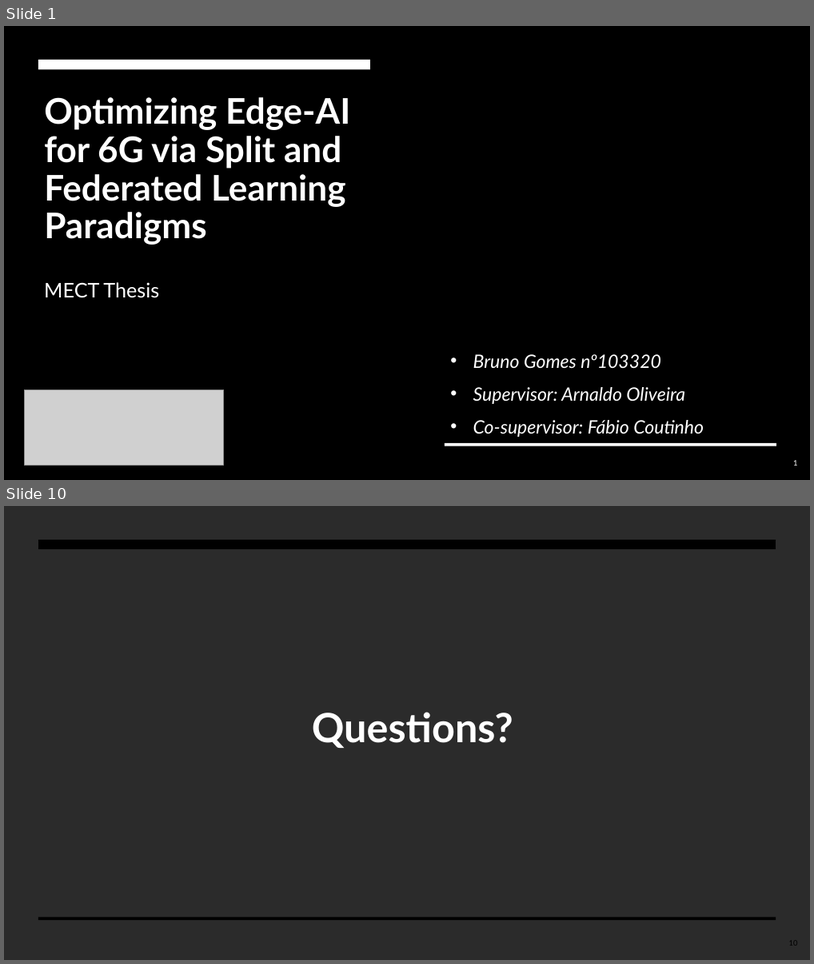
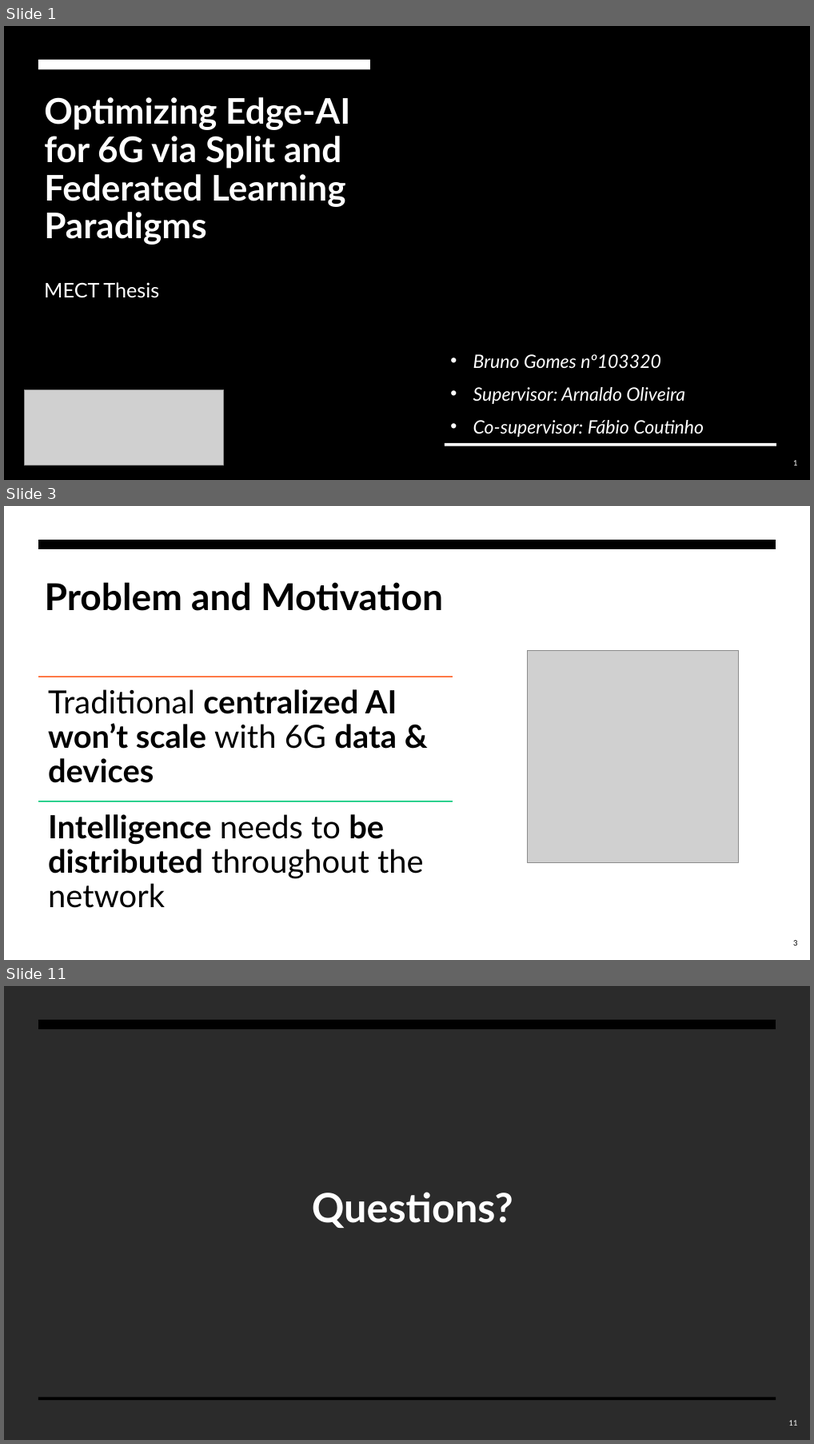
Before and after one commit to BrunoGomes22/MECT-Thesis, a slide deck: Presentations/apresentacao_tese_10min.pptx. Shown one above the other, each under a label of ours: slides 1 and 10 before the commit, slides 1, 3 and 11 after it; the slides between them are not shown. The pictures are 814x964 and 814x1444 pixels, drawn with LibreOffice and Linux fonts; fonts in the diff are those of the drawing; grey boxes stand for pictures; background and template pictures are left out; a plain dark background stands for a picture behind light text. Boxes give left, top, right and bottom in pixels: in the first picture for what was removed or moved away, otherwise in the second. Text is boxed around its words. In the diff, an @@ line names an element or a change of style, - is before the commit and + after.

```diff
--- a/Presentations/apresentacao_tese_10min.pptx
+++ b/Presentations/apresentacao_tese_10min.pptx
@@ slide 3 added at [4,506,810,960], background #FFFFFF; not listed: 1 template element that a slide beside it also shows @@
@@ title added at [45,582,443,611], 44 pt, text #000000, bold @@
+Problem and Motivation
@@ picture added at [527,650,739,862] @@
@@ group added at [38,676,453,908]: 2 lines, 2 texts @@
+Traditional centralized AI won’t scale with 6G data & devices
+Intelligence needs to be distributed throughout the network
@@ page number added at [794,940,798,945], 9 pt, text #000000 @@
+3
@@ what was slide 10 is now slide 11 @@
@@ page number at [790,1420,798,1425]: text changed; text colour #000000 to #F7F7F7 @@
-10
+11
```
Also in this commit, not shown: 4 slides changed, 6 other slides added, 4 slides removed.
